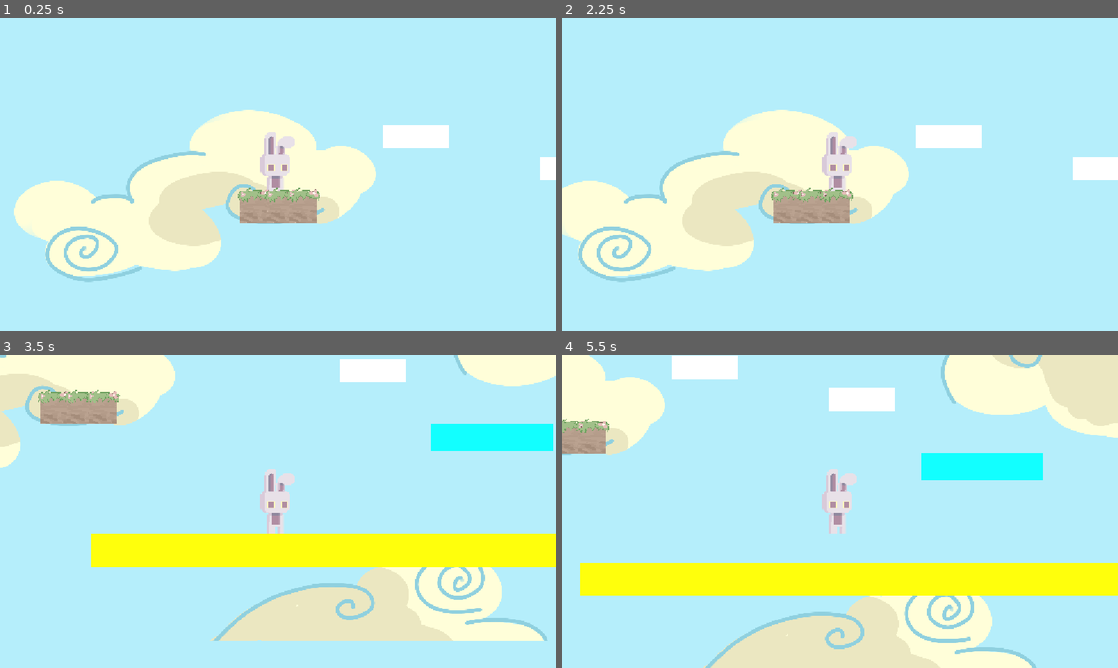
Above: before the commit, frames 1-4 (two rows, left to right).
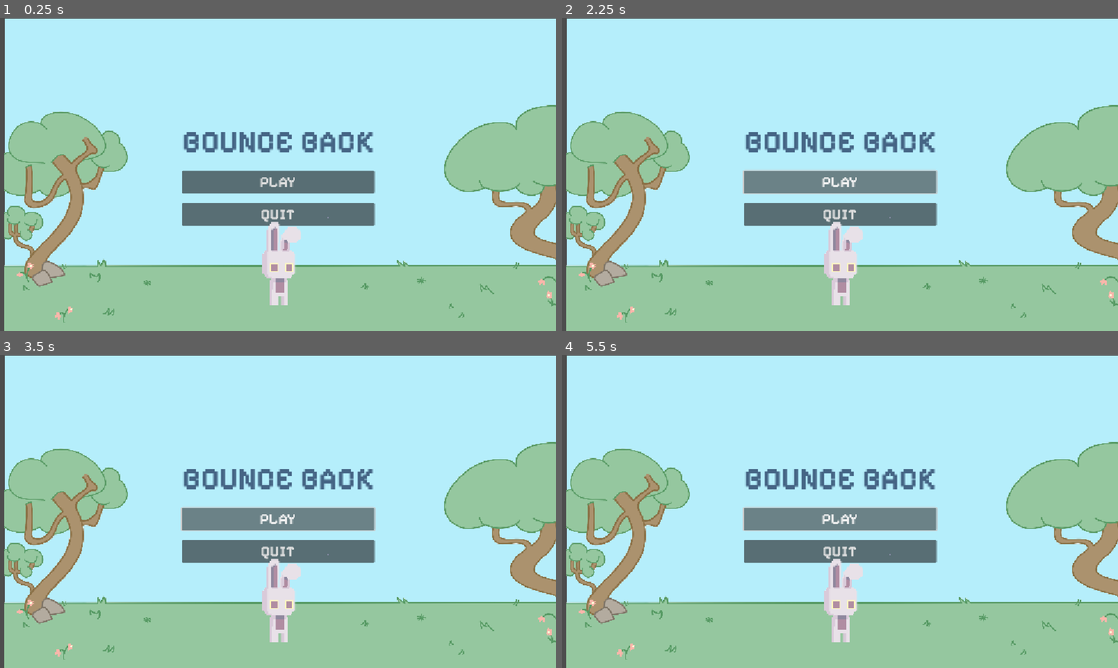
Above: after the commit, the same moments.

Repository: cyberangelina6/bounce-back-gamejam
Game: Godot game, scene res://homescreen.tscn
Two runs of this game, one before a commit and one after it. Both use one fixed random seed, a clock stepped at 60 frames per second and the inputs below. Before the commit the project starts from res://level1.tscn.
Inputs (mouse positions are in pixels of both pictures, inside the frame that each line leads up to):
- Up to frame 1 (0.25 s): no input
- Up to frame 2 (2.25 s): click (840, 180) at 0.5 s, where only the run after the commit has a clickable "PLAY"; click (840, 180) at 1.25 s, where only the run after the commit has a clickable "PLAY"; tap Enter at 2 s; hold Right (ui_right) from 2.03 s (still down)
- Up to frame 3 (3.5 s): keep holding Right (ui_right); tap W (jump) at 2.27, 3.02 s
- Up to frame 4 (5.5 s): release Right (ui_right) at 3.53 s; hold Left (ui_left) 3.53-4.28 s; hold Right (ui_right) from 4.28 s (still down); tap W (jump) at 4.52, 5.27 s

The runs differ from the first frame. In frame 1, 53% of the frame differs, in the area x 0-100%, y 0-100%; in frame 2, 53%; in frame 3, 61%; in frame 4, 64%.

Commit message:
blocks added

Diff:
--- a/level1.tscn
+++ b/level1.tscn
@@ -57,3 +57,48 @@
 position = Vector2(174, 501.99997)
 scale = Vector2(0.01576526, 0.0169271)
 texture = ExtResource("7_i2041")
+
+[node name="Dayblock(2)5" type="Sprite2D" parent="." unique_id=458357080]
+position = Vector2(369, 348)
+scale = Vector2(0.01576526, 0.0169271)
+texture = ExtResource("7_i2041")
+
+[node name="Dayblock(2)6" type="Sprite2D" parent="." unique_id=718380617]
+position = Vector2(409, 348)
+scale = Vector2(0.01576526, 0.0169271)
+texture = ExtResource("7_i2041")
+
+[node name="Dayblock(2)7" type="Sprite2D" parent="." unique_id=1021564120]
+position = Vector2(451.00003, 348)
+scale = Vector2(0.01576526, 0.0169271)
+texture = ExtResource("7_i2041")
+
+[node name="Dayblock(2)8" type="Sprite2D" parent="." unique_id=439424169]
+position = Vector2(694, 415)
+scale = Vector2(0.01576526, 0.0169271)
+texture = ExtResource("7_i2041")
+
+[node name="Dayblock(2)9" type="Sprite2D" parent="." unique_id=28736286]
+position = Vector2(746.00006, 415)
+scale = Vector2(0.01576526, 0.0169271)
+texture = ExtResource("7_i2041")
+
+[node name="Dayblock(2)10" type="Sprite2D" parent="." unique_id=765298314]
+position = Vector2(773.00006, 415)
+scale = Vector2(0.01576526, 0.0169271)
+texture = ExtResource("7_i2041")
+
+[node name="Dayblock(2)11" type="Sprite2D" parent="." unique_id=1417590009]
+position = Vector2(1001, 210)
+scale = Vector2(0.01576526, 0.0169271)
+texture = ExtResource("7_i2041")
+
+[node name="Dayblock(2)12" type="Sprite2D" parent="." unique_id=1937620457]
+position = Vector2(1037, 209.99998)
+scale = Vector2(0.01576526, 0.0169271)
+texture = ExtResource("7_i2041")
+
+[node name="Dayblock(2)13" type="Sprite2D" parent="." unique_id=1659725524]
+position = Vector2(1081.0001, 210)
+scale = Vector2(0.01576526, 0.0169271)
+texture = ExtResource("7_i2041")
--- a/project.godot
+++ b/project.godot
@@ -10,7 +10,7 @@
 
 [application]
 
-run/main_scene="uid://bv1t612rvs28l"
+run/main_scene="uid://dpg2dyh8u8tlb"
 config/features=PackedStringArray("4.7")
 
 [display]
